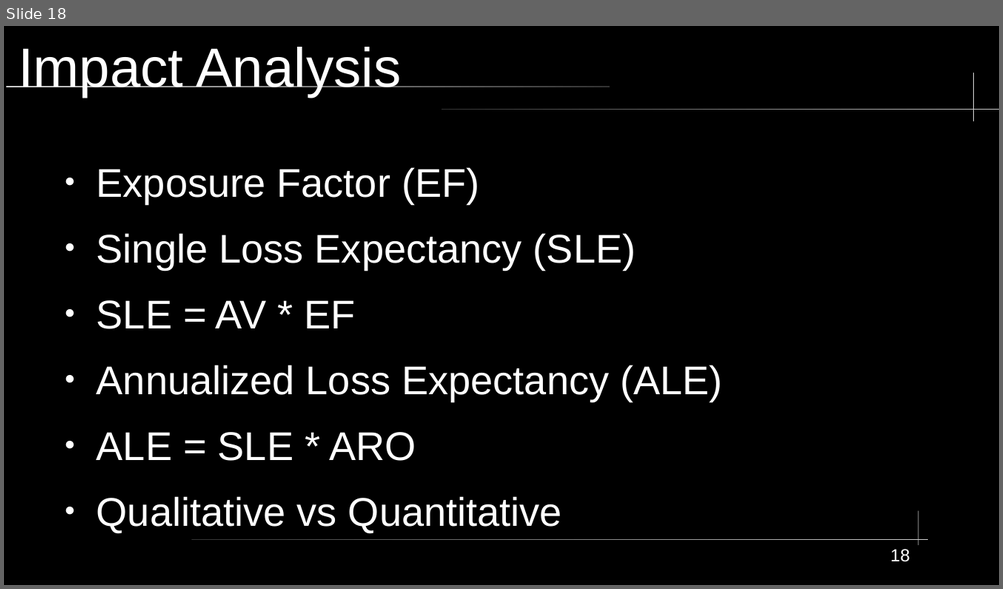
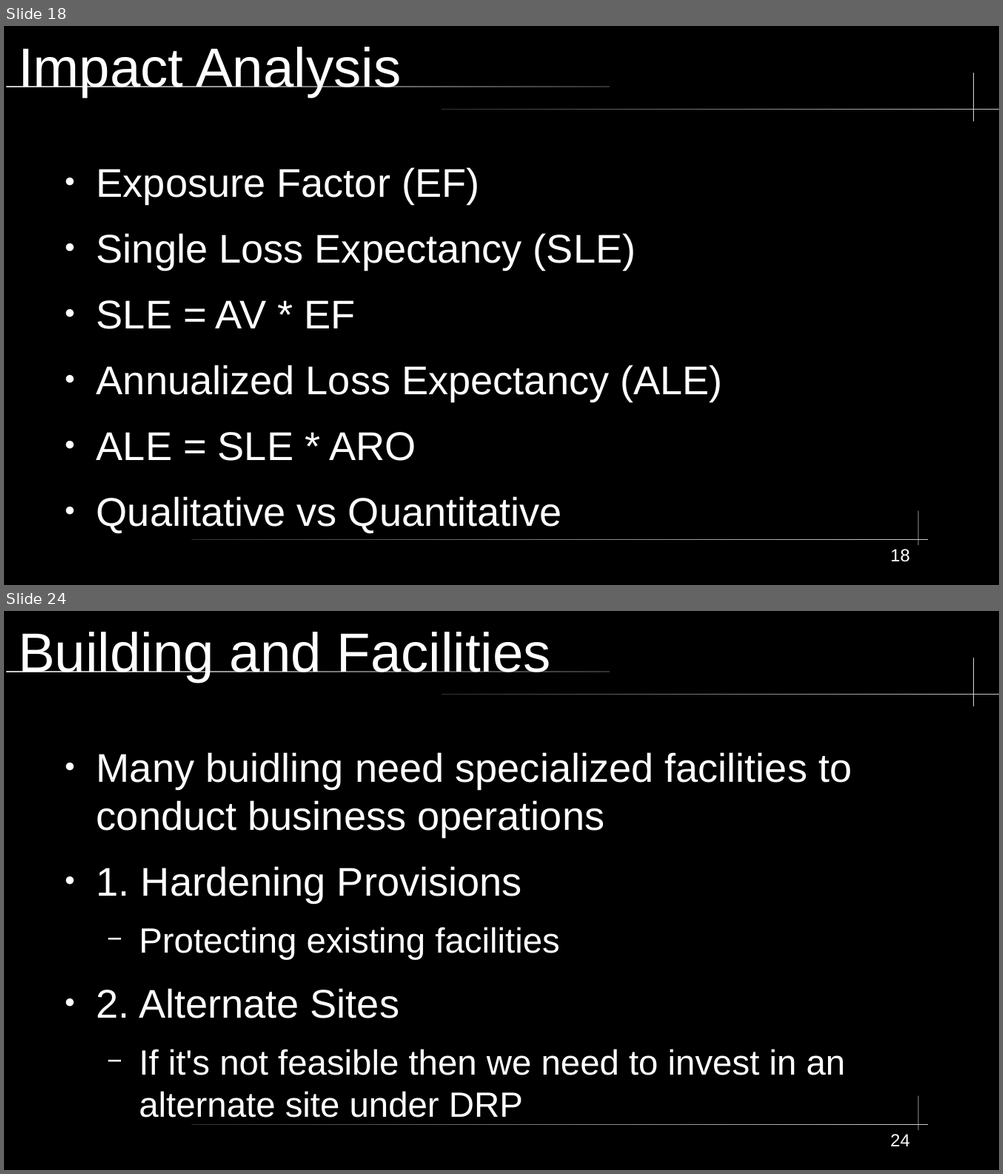
Before and after one commit to City-Colleges-of-Chicago-Cybersecurity/COMPSFI-214, a slide deck: 2026/Spring/powerpoints/Chapter-03-2.odp. Shown one above the other, each under a label of ours: slide 18 before the commit, slides 18 and 24 after it; the slides between them are not shown. The pictures are 1003x589 and 1003x1174 pixels, drawn with LibreOffice and Linux fonts; fonts in the diff are those of the drawing. Boxes give left, top, right and bottom in pixels: in the first picture for what was removed or moved away, otherwise in the second. Text is boxed around its words. In the diff, an @@ line names an element or a change of style, - is before the commit and + after.

```diff
--- a/2026/Spring/powerpoints/Chapter-03-2.odp
+++ b/2026/Spring/powerpoints/Chapter-03-2.odp
@@ slide 24 added at [4, 611, 999, 1170], background #000000; not listed: 5 template elements that a slide beside it also shows @@
@@ title added at [18, 632, 552, 682], 44 pt, text #FFFFFF @@
+Building and Facilities
@@ text added at [96, 752, 851, 1118], 32 pt, text #FFFFFF @@
+● Many buidling need specialized facilities to conduct business operations
+● 1. Hardening Provisions
+  − Protecting existing facilities
+● 2. Alternate Sites
+  − If it's not feasible then we need to invest in an alternate site under DRP
@@ page number added at [890, 1134, 909, 1147], 14 pt, text #FFFFFF @@
+24
```
Also in this commit, not shown: 1 slide changed, 4 other slides added, 1 other file.
